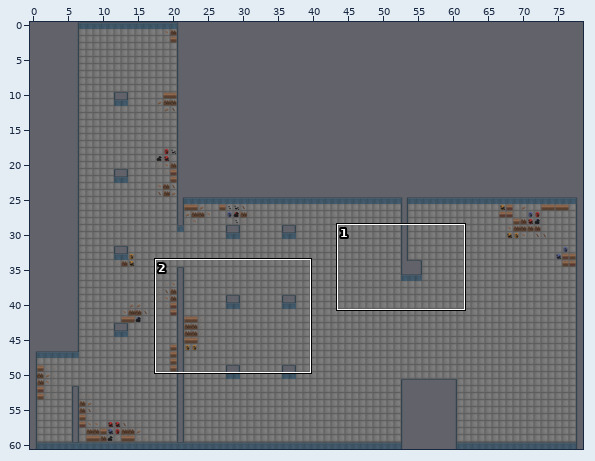
An edit to a level. Tiled map (JSON), B00240424/Assets/Game/Maps/Level1.json. Above, an overview of the earlier version with the close-up marked.
Close-up. As it was:
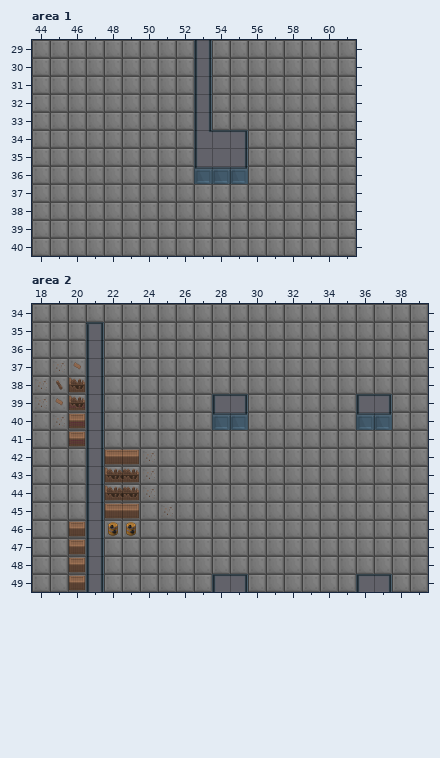
Cells are 64x64 px. Shown: area 1 x 44..61, y 29..40; area 2 x 18..39, y 34..49. The commit also changed other parts of the map, which this record leaves out.
And afterwards:
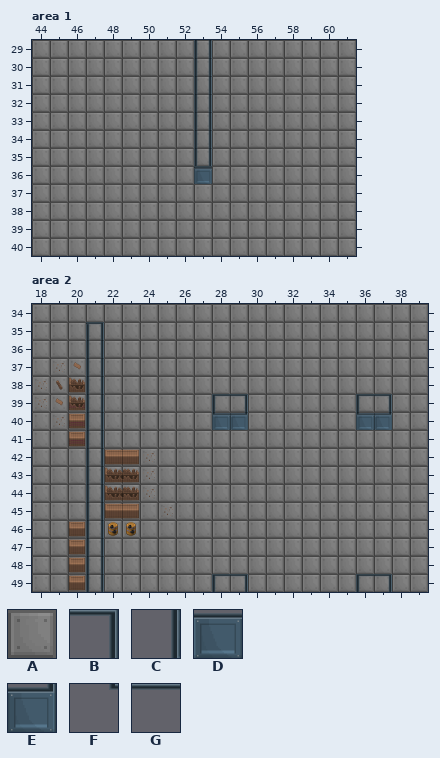
Key: from "MapTiles": A 0, B 6, C 7, D 9, E 11, F 12, G 13.
_ is an empty cell, . an unchanged one.
Tiles of an added or newly shown layer are drawn over the layers below it.
Diff:
--- layer "Floor", area 1
@@ x 54..55 @@
-34 __
-35 __
-36 __
+34 AA
+35 AA
+36 AA
--- layer "WallCollision" (added), area 1
@@ x 53..53 @@
-29 _
-30 _
-31 _
-32 _
-33 _
-34 _
-35 _
-36 _
+29 A
+30 A
+31 A
+32 A
+33 A
+34 A
+35 A
+36 A
--- layer "Wall1", area 1
@@ x 54..55 @@
-34 GB
-35 .C
-36 DE
+34 __
+35 ._
+36 __
--- layer "Wall2", area 1
@@ x 53..53 @@
-34 F
-35 _
-36 _
+34 C
+35 C
+36 G
--- layer "WallCollision" (added), area 2
@@ x 21..37 @@
-35 _................
-36 _................
-37 _................
-38 _................
-39 _......__......__
-40 _................
-41 _................
-42 _................
-43 _................
-44 _................
-45 _................
-46 _................
-47 _................
-48 _................
-49 _......__......__
+35 A................
+36 A................
+37 A................
+38 A................
+39 A......AA......AA
+40 A................
+41 A................
+42 A................
+43 A................
+44 A................
+45 A................
+46 A................
+47 A................
+48 A................
+49 A......AA......AA
Boxes around the changes in both close-ups, in picture pixels (x1, y1, x2, y2):
changed: (194, 40, 248, 184)
added: (89, 324, 101, 592)
added: (215, 396, 245, 412)
added: (359, 396, 389, 412)
added: (215, 576, 245, 592)
added: (359, 576, 389, 592)
